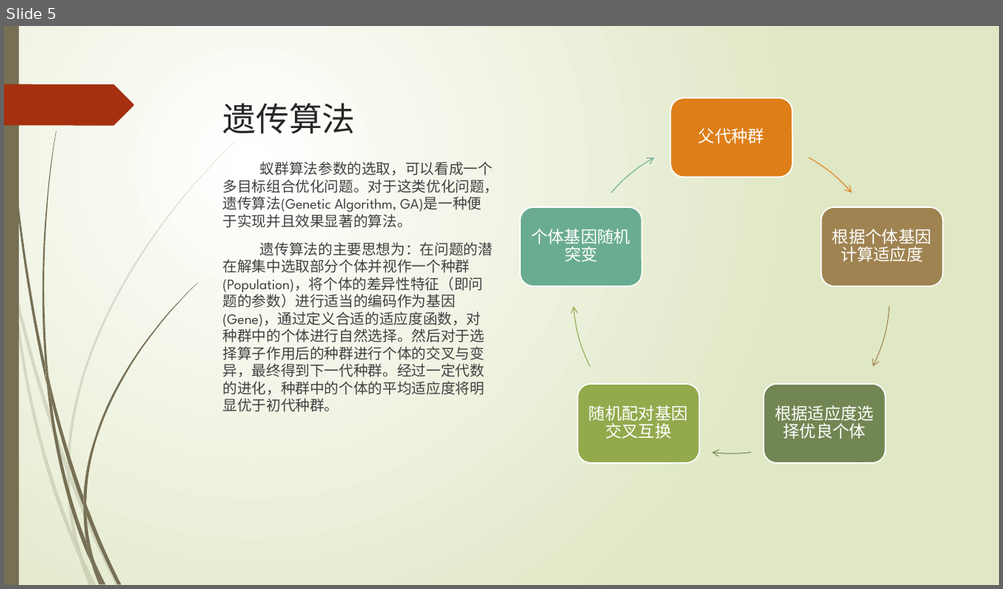
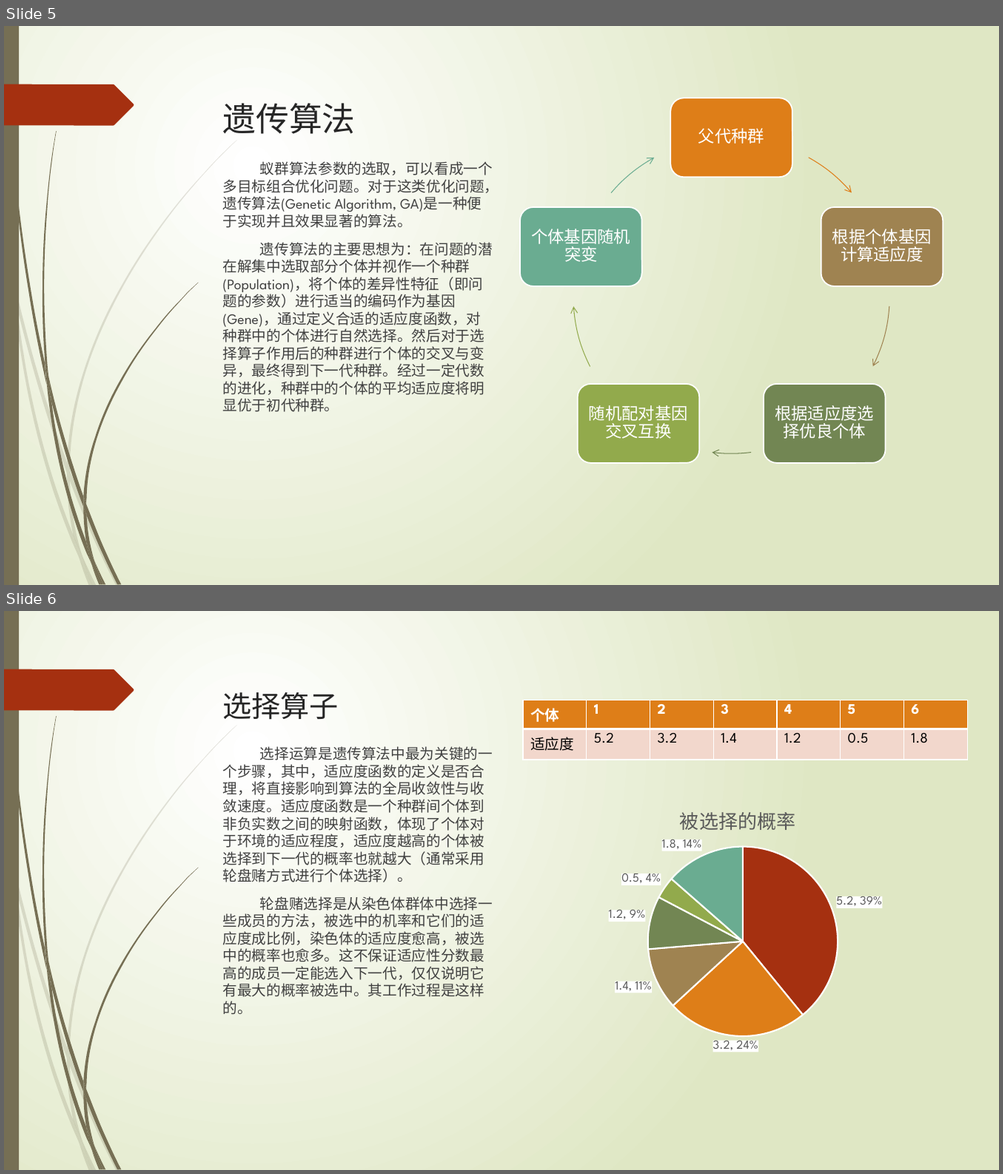
Before and after one commit to sigh0829/ga_aco, a slide deck: src/main/resources/draft/答辩演示文稿.pptx. Shown one above the other, each under a label of ours: slide 5 before the commit, slides 5 and 6 after it. The pictures are 1003x589 and 1003x1174 pixels, drawn with LibreOffice and Linux fonts; fonts in the diff are those of the drawing. Boxes give left, top, right and bottom in pixels: in the first picture for what was removed or moved away, otherwise in the second. Text is boxed around its words. In the diff, an @@ line names an element or a change of style, - is before the commit and + after.

```diff
--- a/src/main/resources/draft/答辩演示文稿.pptx
+++ b/src/main/resources/draft/答辩演示文稿.pptx
@@ slide 6 added at (4,611,999,1170), background gradient #FFFFFF to #DFE8C4; not listed: 24 template elements that a slide beside it also shows @@
@@ title added at (222,692,338,720), 28 pt, text #262626 @@
+选择算子
@@ table added at (523,701,967,757), 2 rows, 7 columns @@
+个体 | 1 | 2 | 3 | 4 | 5 | 6
+适应度 | 5.2 | 3.2 | 1.4 | 1.2 | 0.5 | 1.8
@@ text added at (222,746,492,1014), 14 pt, text #404040 @@
+选择运算是遗传算法中最为关键的一个步骤，其中，适应度函数的定义是否合理，将直接影响到算法的全局收敛性与收敛速度。适应度函数是一个种群间个体到非负实数之间的映射函数，体现了个体对于环境的适应程度，适应度越高的个体被选择到下一代的概率也就越大（通常采用轮盘赌方式进行个体选择）。
+轮盘赌选择是从染色体群体中选择一些成员的方法，被选中的机率和它们的适应度成比例，染色体的适应度愈高，被选中的概率也愈多。这不保证适应性分数最高的成员一定能选入下一代，仅仅说明它有最大的概率被选中。其工作过程是这样的。
@@ pie chart added at (501,791,975,1055) @@
+title "被选择的概率"
+categories: 1, 2, 3, 4, 5, 6
+被选择的概率: 5.2, 3.2, 1.4, 1.2, 0.5, 1.8
```
Also in this commit, not shown: 3 slides changed, 6 other slides added.
